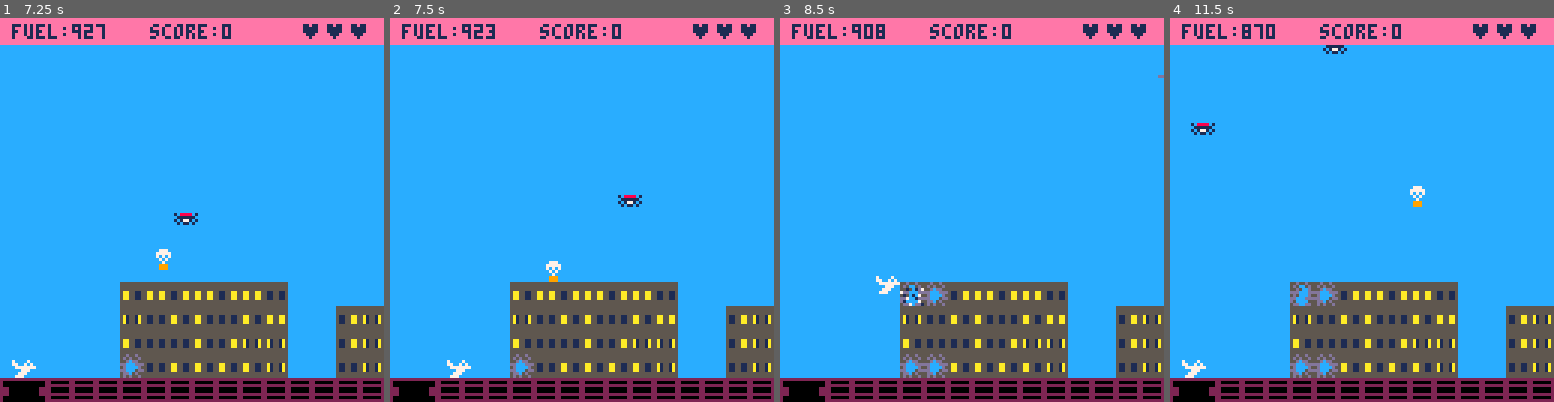
Above: before the commit, frames 1-4 (left to right).
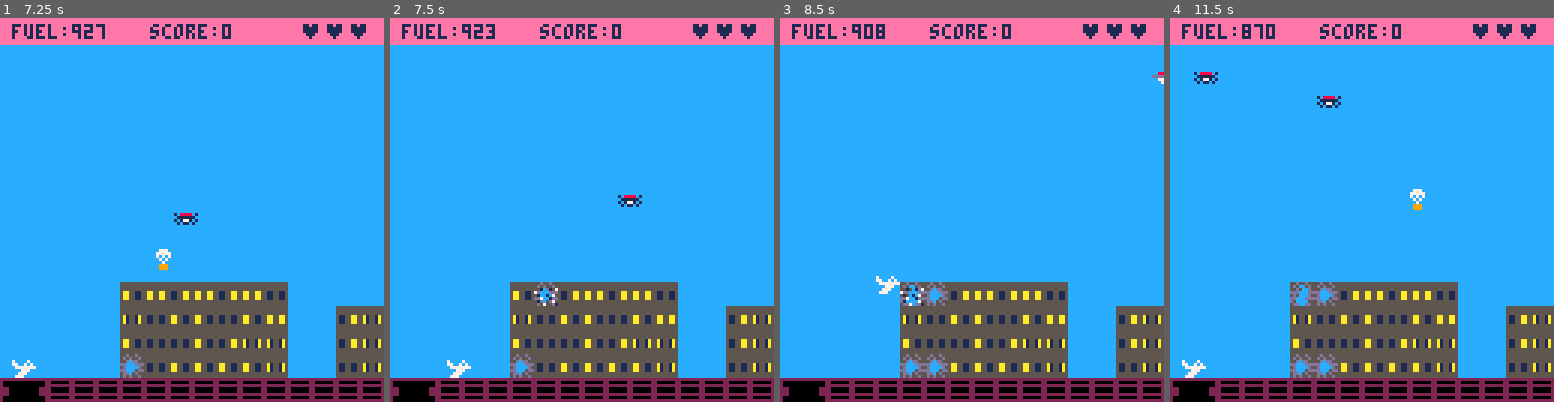
Above: after the commit, the same moments.

Repository: natebeaty/savepicoville
Game: PICO-8 cartridge savechicago.p8
The game is run twice, just before and just after one commit, with the same random seed, the same clock (stepped at 60 frames per second) and the same inputs.
Inputs:
- Up to frame 1 (7.25 s): tap O (Z key) at 0.33, 0.7, 1.43, 2.22, 3.1, 3.98, 4.87, 5.75, 6.63 s; tap X (X key) at 1.07, 2.07, 2.4, 2.73, 3.07, 3.4, 3.73, 4.07, 4.4, 4.73, 5.07, 5.4, 5.73, 6.07, 6.4, 6.73, 7.07 s; hold Left 1.97-2.37 s; hold Down 2.42-2.82 s; hold Right 2.87-3.53 s; hold Up 3.58-4.08 s; hold Right 4.13-4.53 s; hold Down 4.58-5.08 s; hold Left 5.13-5.8 s; hold Up 5.85-6.18 s; hold Left 6.23-6.63 s; hold Down 6.68-7.08 s; hold Right from 7.13 s (still down)
- Up to frame 2 (7.5 s): keep holding Right; tap X (X key) at 7.4 s
- Up to frame 3 (8.5 s): tap O (Z key) at 7.52, 8.4 s; tap X (X key) at 7.73, 8.07, 8.4 s; release Right at 7.8 s; hold Up 7.85-8.35 s; hold Right from 8.4 s (still down)
- Up to frame 4 (11.5 s): tap X (X key) every 0.33 s from 8.73 to 11.4 s; release Right at 8.8 s; hold Down 8.85-9.35 s; tap O (Z key) at 9.28, 10.17, 11.05 s; hold Left 9.4-10.07 s; hold Up 10.12-10.45 s; hold Left 10.5-10.9 s; hold Down 10.95-11.35 s; hold Right from 11.4 s (still down)

Frame 1 is identical in both runs. In frame 2, 0.4% of the frame differs, in the area x 37-45%, y 63-75%; in frame 3, less than 0.1%; in frame 4, 0.6%, in the area x 5-67%, y 7-50%.

Commit message:
bigger hitbox on supply plane

Diff:
--- a/supply.lua
+++ b/supply.lua
@@ -13,7 +13,7 @@
 function new_balloon(supply)
   supply.has_deployed=true
   local obj = {x=supply.x, y=supply.y, dx=supply.dx, dy=1, sprite=37, t=0}
-  obj.box = {x1=0,y1=3,x2=7,y2=7}
+  obj.box = {x1=0,y1=3,x2=8,y2=8}
   sfx(09)
 
   obj.update=function(this)
